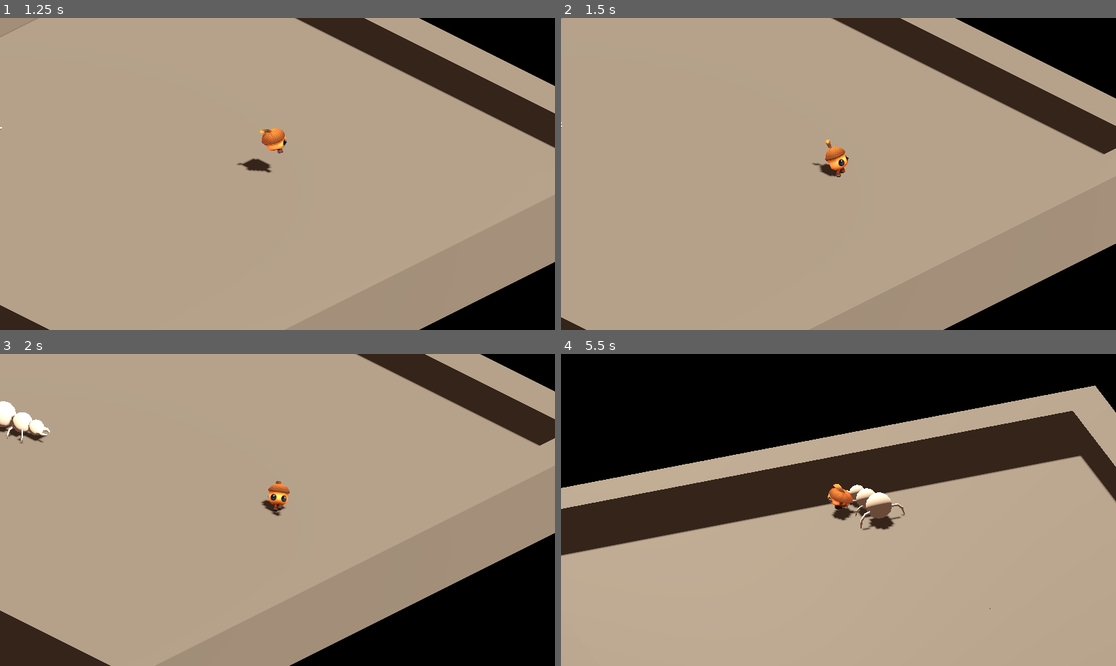
Above: before the commit, frames 1-4 (two rows, left to right).
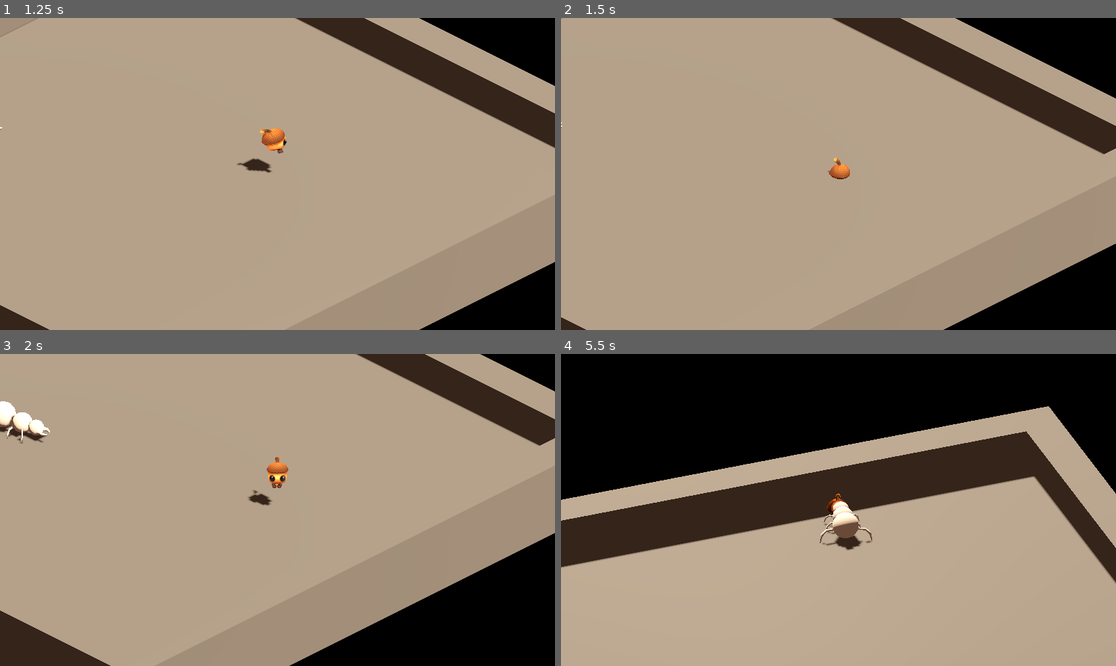
Above: after the commit, the same moments.

Repository: Fanny-Pack-Studios/team-achura-ggj2023
Game: Godot game, scene res://Main.tscn
Same seed, same stepped clock (60 frames per second), same inputs: the game is played once before the commit and once after it.
Inputs:
- Up to frame 1 (1.25 s): hold D (right) from 0.53 s (still down); tap Space (toggle_planting) at 0.6 s
- Up to frame 2 (1.5 s): release D (right) at 1.28 s; hold S (down) from 1.28 s (still down); tap Space (toggle_planting) at 1.35 s
- Up to frame 3 (2 s): keep holding S (down)
- Up to frame 4 (5.5 s): release S (down) at 2.03 s; hold D (right) 2.03-2.78 s; hold Q 2.03-2.78 s; tap Space (toggle_planting) at 2.3, 3.05, 3.6, 4.35, 5.3 s; hold W (up) 2.78-3.53 s; tap E at 2.85 s; hold A (left) 3.53-5.03 s; hold S (down) from 5.03 s (still down); hold Q from 5.03 s (still down)

Frame 1 is identical in both runs. In frame 2, 0.4% of the frame differs, in the area x 45-53%, y 38-52%; in frame 3, 0.6%; in frame 4, 16%, in the area x 0-100%, y 10-82%.

Commit message:
Algunos arreglos al state machine

Diff:
--- a/godot-project/src/characters/sid/Sid.tscn
+++ b/godot-project/src/characters/sid/Sid.tscn
@@ -52,8 +52,6 @@
 
 [sub_resource type="AnimationNodeStateMachineTransition" id="AnimationNodeStateMachineTransition_dj2tr"]
 xfade_time = 0.1
-advance_mode = 2
-advance_condition = &"plant_cancel"
 
 [sub_resource type="AnimationNodeStateMachineTransition" id="AnimationNodeStateMachineTransition_76dc0"]
 xfade_time = 0.1
@@ -106,7 +104,6 @@
 anim_player = NodePath("../Player/AnimationPlayer")
 active = true
 parameters/playback = SubResource("AnimationNodeStateMachinePlayback_gr8s3")
-parameters/conditions/plant_cancel = false
 parameters/Plant/TimeScale/scale = 1.0
 
 [node name="AccelerationBehaviour" type="Node" parent="."]
--- a/godot-project/src/characters/sid/SidController.gd
+++ b/godot-project/src/characters/sid/SidController.gd
@@ -13,59 +13,53 @@
 var toggle_planting: bool = false
 
 # Quise usar las constantes pero por alguna razón no andan en el match. Para analizar
-const PLANT_STATE := "Plant"
-const IDLE_STATE := "Idle"
-const RUN_STATE := "Run"
+const PLANT_STATE = &"Plant"
+const IDLE_STATE = &"Idle"
+const RUN_STATE = &"Run"
+const UNPLANT_STATE = &"Unplant"
 
 func is_planting_cancellable():
 	return can_cancel_plant and $PlantCancelTimer.time_left > 0
 
 func _physics_process(delta):
 	process_input()
+	process_state(delta)
+
+	super._physics_process(delta)
+
+func process_state(delta):
+	if input_direction_3d != Vector3.ZERO and (is_planting_cancellable() || current_state() != PLANT_STATE):
+		$AccelerationBehaviour.towards_direction(input_direction_3d, move_speed)
+	else:
+		$AccelerationBehaviour.clear_target()
 
 	match current_state():
-		"Plant":
-			if input_direction_3d != Vector3.ZERO and is_planting_cancellable():
-				$AccelerationBehaviour.towards_direction(input_direction_3d, move_speed)
-			else:
-				$AccelerationBehaviour.clear_target()
-
+		PLANT_STATE:
 			if toggle_planting:
 				if is_planting_cancellable():
-					set_cancel_planting(true)
+					change_state(IDLE_STATE)
 				else:
-					change_state("Idle")
-
-		"Idle":
+					change_state(UNPLANT_STATE)
+		IDLE_STATE:
 			if toggle_planting:
 				change_state(PLANT_STATE)
 			elif input_direction_3d != Vector3.ZERO:
 				change_state(RUN_STATE)
-				$AccelerationBehaviour.towards_direction(input_direction_3d, move_speed)
-		"Run":
+		RUN_STATE:
 			if toggle_planting:
 				change_state(PLANT_STATE)
-			elif input_direction_3d != Vector3.ZERO:
-				$AccelerationBehaviour.towards_direction(input_direction_3d, move_speed)
-			else:
-				$AccelerationBehaviour.clear_target()
+			elif input_direction_3d == Vector3.ZERO:
 				change_state(IDLE_STATE)
-
-	super._physics_process(delta)
-
-func set_cancel_planting(val: bool):
-	$AnimationTree.set("parameters/conditions/plant_cancel", val)
 
 func current_state():
 	return animation_state_machine().get_current_node()
 
-func enter_state(new_state: String):
+func enter_state(new_state: StringName):
 	match new_state:
 		PLANT_STATE:
-			set_cancel_planting(false)
 			$PlantCancelTimer.start(plant_cancel_time)
 
-func change_state(new_state: String):
+func change_state(new_state: StringName):
 	if current_state() != new_state:
 		enter_state(new_state)
 		animation_state_machine().travel(new_state)
